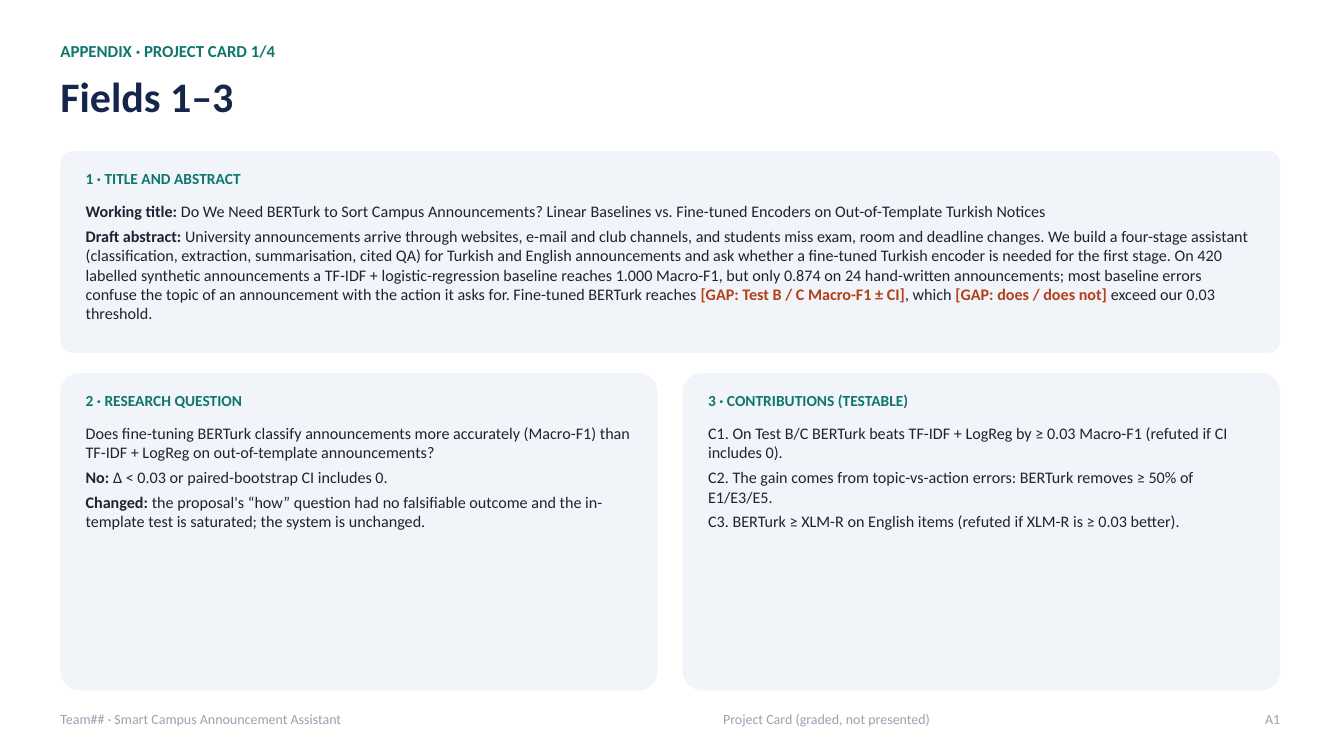
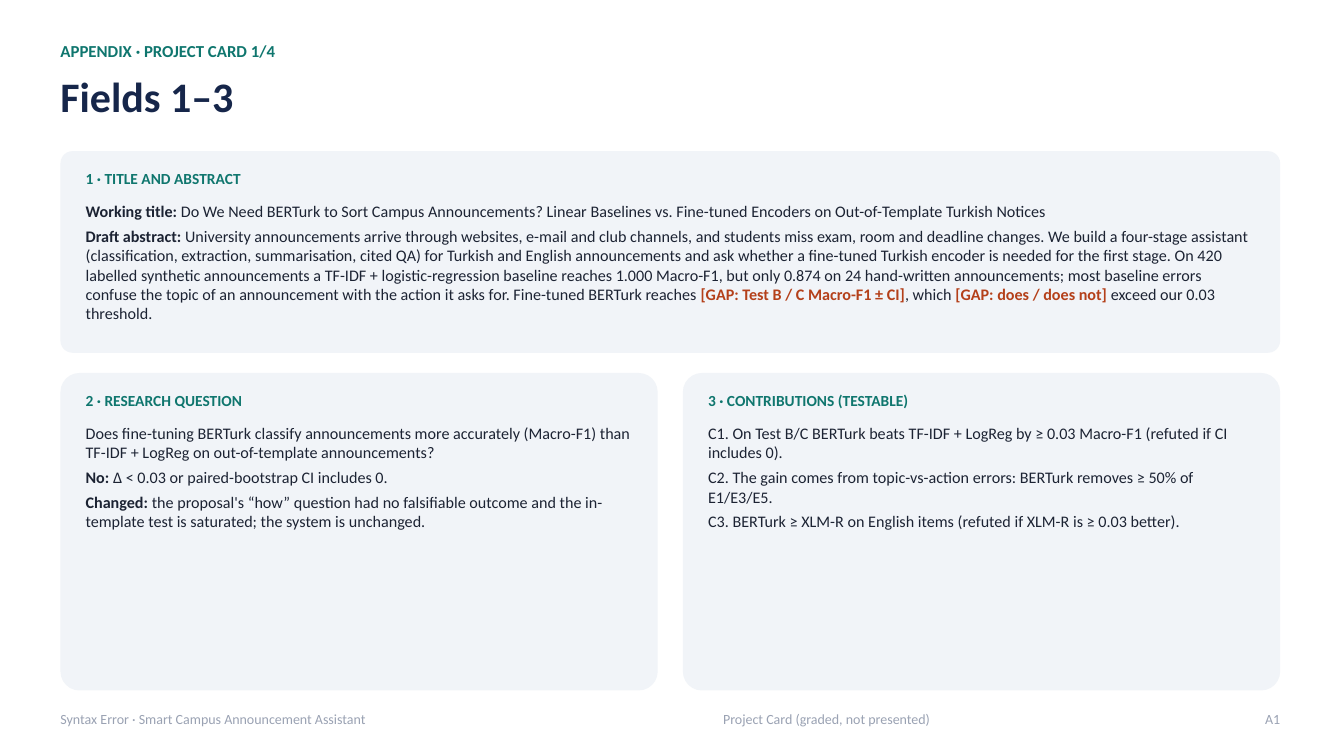
Before and after one commit to Cevahir11/smart-campus-assistant, a slide deck: slide 8 of presentation/TeamXX_MidProject.pptx. Drawn at 1344x756 pixels with LibreOffice and Linux fonts; fonts in the diff are those of the drawing. Boxes give left, top, right and bottom in pixels: in the first picture for what was removed or moved away, otherwise in the second. Text is boxed around its words. In the diff, an @@ line names an element or a change of style, - is before the commit and + after.

```diff
--- a/presentation/TeamXX_MidProject.pptx
+++ b/presentation/TeamXX_MidProject.pptx
@@ text at bbox=[60, 714, 366, 726]: text changed @@
-Team## · Smart Campus Announcement Assistant
+Syntax Error · Smart Campus Announcement Assistant
```
Also in this commit, not shown: 10 other slides changed, 5 other files.
